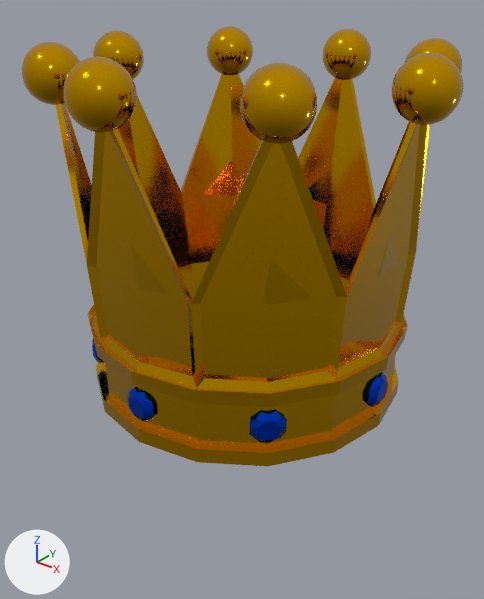
One commit to the glTF model public/models/crown.glb: the scene before it, then after it.
Before and after are seen from a 50 mm camera at (2.22, -2.83, 2.17) aimed at (0.0, -0.05, 0.45). The axes (+X, +Y, +Z) are drawn at lower left. The lights are the same throughout. Where no turn or scale is listed for an object, it has been applied to the vertices. Vertices at the same position are counted once.

Script lines for the objects in view, before the commit:
```python
ob_gem = bpy.data.objects.new('Gem', me_gem)
ob_gem.location = (-0.629, -0.629, 0.162)
ob_gem_005 = bpy.data.objects.new('Gem.005', me_gem_005)
ob_gem_005.location = (0.89, 0.0, 0.162)
ob_gem_006 = bpy.data.objects.new('Gem.006', me_gem_006)
ob_gem_006.location = (0.629, -0.629, 0.162)
ob_gem_007 = bpy.data.objects.new('Gem.007', me_gem_007)
ob_gem_007.location = (0.0, -0.89, 0.162)
ob_円 = bpy.data.objects.new('円', me_円)
ob_円.location = (0.0, 0.0, 0.0)
ob_球 = bpy.data.objects.new('球', me_球)
ob_球.location = (-0.976, 0.0, 1.728)
```
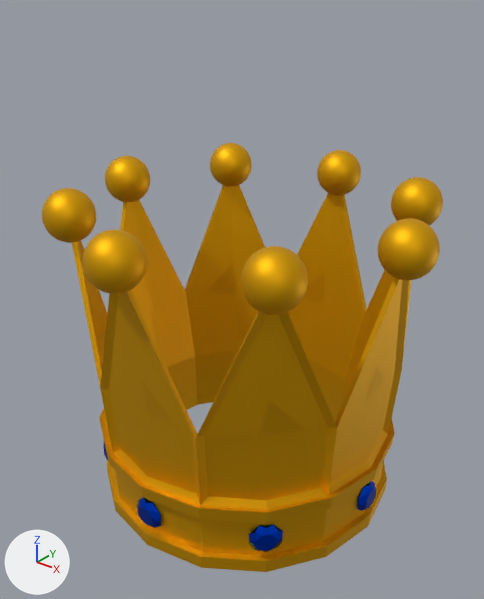
Boxes (x1, y1, x2, y2) around the edits, measured in the pictures (484 x 599 px):
'円', surface changed, reshaped, moved (7% wider, 9% taller)
    before: (55, 74, 430, 466)
    after: (42, 143, 443, 572)
'球', deleted (yellow)
    before: (22, 26, 463, 144)
'Gem.006', deleted (blue)
    before: (249, 411, 287, 443)
'Gem.007', deleted (blue)
    before: (127, 387, 154, 422)
'Gem.005', deleted (blue)
    before: (367, 372, 388, 407)
'Gem', deleted
    before: (92, 339, 102, 364)
part 1 of me_円, added
    after: (105, 156, 150, 202)
part 2 of me_円, added
    after: (210, 143, 252, 187)
part 3 of me_円, added
    after: (317, 150, 361, 195)
part 4 of me_円, added (yellow)
    after: (391, 177, 443, 225)
part 5 of me_円, added (yellow)
    after: (378, 218, 440, 280)
part 6 of me_円, added (yellow)
    after: (241, 246, 308, 315)
part 7 of me_円, added (yellow)
    after: (83, 229, 147, 294)
part 8 of me_円, added
    after: (42, 188, 96, 243)
part 9 of me_円, added
    after: (357, 481, 376, 511)
part 10 of me_円, added (blue)
    after: (249, 524, 283, 552)
part 11 of me_円, added (blue)
    after: (137, 497, 161, 528)

Edits to the bpy script that builds the scene:
```text
Change mat_マテリアル:
    mat_マテリアル.metallic: 1.0 -> 0.8
    mat_マテリアル.roughness: 0.1 -> 0.558
Change me_円:
    used by ob_円; location = (0.0, 0.0, 0.0)
    remove me_円.from_pydata(...)  # 256 vertices, 512 faces; spans x -0.99..0.99, y -0.99..0.99, z -0.06..1.73
    add me_円.from_pydata(...)  # 8480 vertices, 16896 faces; spans x -1.12..1.12, y -1.12..1.12, z -0.06..1.88
    me_円 part 1: a new loose piece, a UV sphere (32 segments, 32 rings, poles along z) spanning x -1.12..-0.83, y -0.14..0.14, z 1.58..1.88, in mat_マテリアル (yellow #e7ad00)
    me_円 part 2: a new loose piece, a UV sphere (32 segments, 32 rings, poles along z) spanning x -0.83..-0.55, y 0.55..0.83, z 1.58..1.88, in mat_マテリアル (yellow #e7ad00)
    me_円 part 3: a new loose piece, a UV sphere (32 segments, 32 rings, poles along z) spanning x -0.14..0.14, y 0.83..1.12, z 1.58..1.88, in mat_マテリアル (yellow #e7ad00)
    me_円 part 4: a new loose piece, a UV sphere (32 segments, 32 rings, poles along z) spanning x 0.55..0.83, y 0.55..0.83, z 1.58..1.88, in mat_マテリアル (yellow #e7ad00)
    me_円 part 5: a new loose piece, a UV sphere (32 segments, 32 rings, poles along z) spanning x 0.83..1.12, y -0.14..0.14, z 1.58..1.88, in mat_マテリアル (yellow #e7ad00)
    me_円 part 6: a new loose piece, a UV sphere (32 segments, 32 rings, poles along z) spanning x 0.55..0.83, y -0.83..-0.55, z 1.58..1.88, in mat_マテリアル (yellow #e7ad00)
    me_円 part 7: a new loose piece, a UV sphere (32 segments, 32 rings, poles along z) spanning x -0.14..0.14, y -1.12..-0.83, z 1.58..1.88, in mat_マテリアル (yellow #e7ad00)
    me_円 part 8: a new loose piece, a UV sphere (32 segments, 32 rings, poles along z) spanning x -0.83..-0.55, y -0.83..-0.55, z 1.58..1.88, in mat_マテリアル (yellow #e7ad00)
    me_円 part 9: a new loose piece of 34 vertices spanning x 0.81..0.92, y -0.09..0.09, z 0.07..0.26, in mat_マテリアル_001 (blue #004ae7)
    me_円 part 10: a new loose piece of 34 vertices spanning x 0.56..0.7, y -0.7..-0.56, z 0.07..0.26, in mat_マテリアル_001 (blue #004ae7)
    me_円 part 11: a new loose piece of 34 vertices spanning x -0.09..0.09, y -0.92..-0.81, z 0.07..0.26, in mat_マテリアル_001 (blue #004ae7)
    add me_円.materials.append(mat_マテリアル_001)  # blue #004ae7
Change ob_円:
    ob_円.location: (0.0, 0.0, 0.0) -> (0.0, 0.0, -0.737)
Remove ob_球:
    ob_球 = bpy.data.objects.new('球', me_球)
    ob_球.location = (-0.976, 0.0, 1.728)
Remove ob_gem:
    ob_gem = bpy.data.objects.new('Gem', me_gem)
    ob_gem.location = (-0.629, -0.629, 0.162)
Remove ob_gem_005:
    ob_gem_005 = bpy.data.objects.new('Gem.005', me_gem_005)
    ob_gem_005.location = (0.89, 0.0, 0.162)
Remove ob_gem_006:
    ob_gem_006 = bpy.data.objects.new('Gem.006', me_gem_006)
    ob_gem_006.location = (0.629, -0.629, 0.162)
Remove ob_gem_007:
    ob_gem_007 = bpy.data.objects.new('Gem.007', me_gem_007)
    ob_gem_007.location = (0.0, -0.89, 0.162)
```
